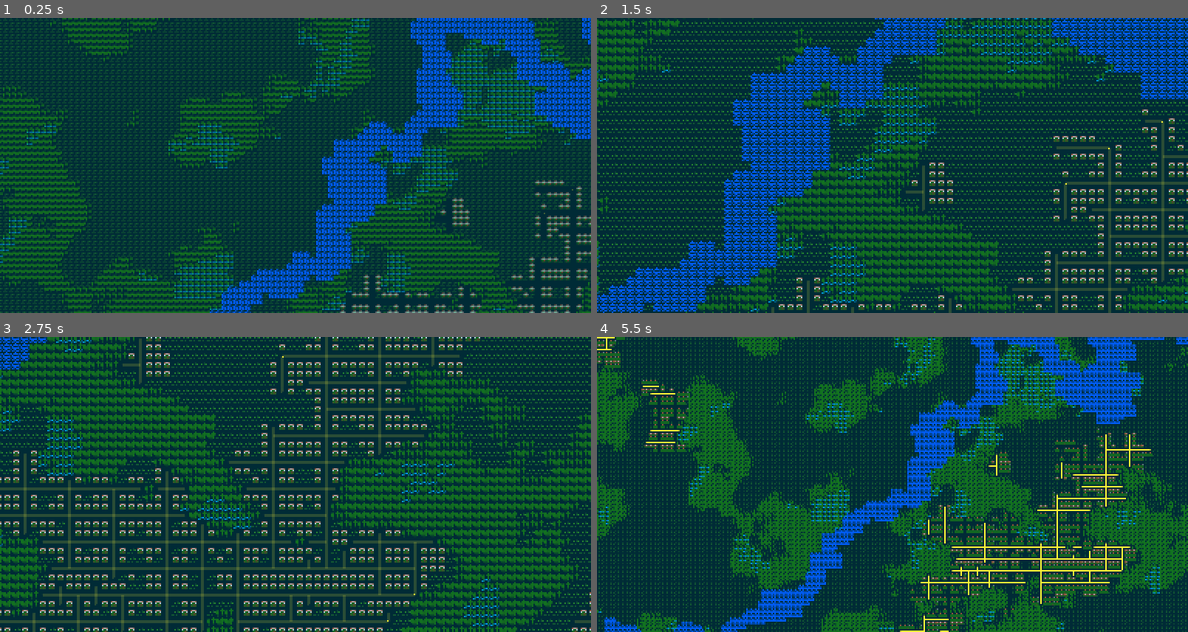
Above: before the commit, frames 1-4 (two rows, left to right).
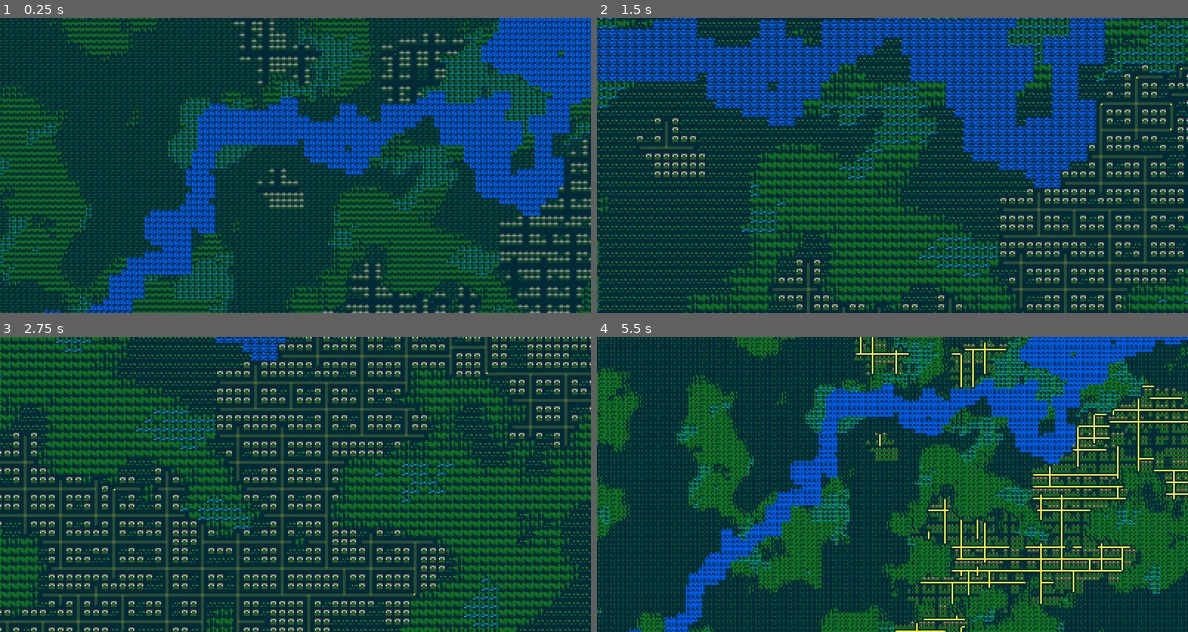
Above: after the commit, the same moments.

Repository: AliveGh0st/overmapchunkdemo
Game: Godot game, scene res://Scenes/overmap_system.tscn
The game is run twice, just before and just after one commit, with the same random seed, the same clock (stepped at 60 frames per second) and the same inputs.
Inputs (mouse positions are in pixels of both pictures, inside the frame that each line leads up to):
- Up to frame 1 (0.25 s): no input
- Up to frame 2 (1.5 s): tap Enter at 0.5 s; move the mouse to (1022, 150) at 0.52 s; hold Right (ui_right) 0.53-1.28 s; hold Z 0.53-1.28 s; click (1022, 150) at 0.67 s; move the mouse to (774, 180) at 1.27 s; hold Down (ui_down) from 1.28 s (still down); tap Tab at 1.35 s
- Up to frame 3 (2.75 s): move the mouse to (354, 419) at 2.02 s; release Down (ui_down) at 2.03 s; hold Right (ui_right) from 2.03 s (still down); tap I at 2.1 s
- Up to frame 4 (5.5 s): move the mouse to (862, 543) at 2.77 s; release Right (ui_right) at 2.78 s; hold Up (ui_up) 2.78-3.53 s; tap Z at 2.85 s; click (862, 543) at 2.92 s; move the mouse to (1069, 528) at 3.52 s; hold Left (ui_left) 3.53-5.03 s; tap Tab at 3.6 s; move the mouse to (715, 440) at 4.27 s; tap I at 4.35 s; move the mouse to (922, 484) at 5.02 s; hold Down (ui_down) from 5.03 s (still down); hold Z from 5.03 s (still down); click (922, 484) at 5.17 s

The runs differ from the first frame. In frame 1, 25% of the frame differs, in the area x 0-100%, y 0-100%; in frame 2, 33%; in frame 3, 13%; in frame 4, 23%.

Commit message:
refactor: 代码风格重构

Diff:
--- a/Scripts/overmap_renderer.gd
+++ b/Scripts/overmap_renderer.gd
@@ -439,7 +439,7 @@
 	print("Generating chunk at: ", chunk_coord, " world start: ", world_start)
 
 	# 生成基础地形（默认为田野）
-	_initialize_base_terrain()
+	initialize_base_terrain()
 
 	# 按顺序生成各种地物（不再需要传递chunk_coord参数）
 
@@ -468,7 +468,7 @@
 	render_chunk_immediately()
 	print("区块 %s 生成并渲染完成" % chunk_coord)
 
-func _initialize_base_terrain():
+func initialize_base_terrain():
 	"""
 	初始化当前区块的基础地形（默认为田野）
 	"""
@@ -535,7 +535,7 @@
 			if is_world_coord_river.call(p_neighbour_world) and \
 			   is_world_coord_river.call(p_neighbour_world + Vector2i(1, 0)) and \
 			   is_world_coord_river.call(p_neighbour_world + Vector2i(-1, 0)):
-				if _one_in(river_placement_chance_divider) and (river_starts_local.is_empty() or \
+				if one_in(river_placement_chance_divider) and (river_starts_local.is_empty() or \
 				   river_starts_local.back().x < (i - 6) * river_brush_size_factor):
 					river_starts_local.append(p_mine_local)
 
@@ -556,7 +556,7 @@
 			if is_world_coord_river.call(p_neighbour_world) and \
 			   is_world_coord_river.call(p_neighbour_world + Vector2i(0, 1)) and \
 			   is_world_coord_river.call(p_neighbour_world + Vector2i(0, -1)):
-				if _one_in(river_placement_chance_divider) and (river_starts_local.size() == rivers_from_north_count or \
+				if one_in(river_placement_chance_divider) and (river_starts_local.size() == rivers_from_north_count or \
 				   river_starts_local.back().y < (i - 6) * river_brush_size_factor):
 					river_starts_local.append(p_mine_local)
 
@@ -611,9 +611,9 @@
 	if not has_north_neighbor or not has_west_neighbor:
 		while river_starts_local.is_empty() or river_starts_local.size() + 1 < river_ends_local.size():
 			new_rivers_buffer.clear()
-			if not has_north_neighbor and _one_in(river_placement_chance_divider):
+			if not has_north_neighbor and one_in(river_placement_chance_divider):
 				new_rivers_buffer.append(Vector2i(randi_range(10, Config.RenderConfig.CHUNK_SIZE - 11), 0))
-			if not has_west_neighbor and _one_in(river_placement_chance_divider):
+			if not has_west_neighbor and one_in(river_placement_chance_divider):
 				new_rivers_buffer.append(Vector2i(0, randi_range(10, Config.RenderConfig.CHUNK_SIZE - 11)))
 			river_starts_local.append(new_rivers_buffer.pick_random())
 
@@ -621,9 +621,9 @@
 	if not has_south_neighbor or not has_east_neighbor:
 		while river_ends_local.is_empty() or river_ends_local.size() + 1 < river_starts_local.size():
 			new_rivers_buffer.clear()
-			if not has_south_neighbor and _one_in(river_placement_chance_divider):
+			if not has_south_neighbor and one_in(river_placement_chance_divider):
 				new_rivers_buffer.append(Vector2i(randi_range(10, Config.RenderConfig.CHUNK_SIZE - 11), Config.RenderConfig.CHUNK_SIZE - 1))
-			if not has_east_neighbor and _one_in(river_placement_chance_divider):
+			if not has_east_neighbor and one_in(river_placement_chance_divider):
 				new_rivers_buffer.append(Vector2i(Config.RenderConfig.CHUNK_SIZE - 1, randi_range(10, Config.RenderConfig.CHUNK_SIZE - 11)))
 			river_ends_local.append(new_rivers_buffer.pick_random())
 
@@ -635,10 +635,10 @@
 			river_starts_local.erase(start_pos)
 			if not river_ends_local.is_empty():
 				var end_pos = river_ends_local.pop_front()
-				_draw_single_river_path(p_chunk_coord, start_pos, end_pos)
+				draw_single_river_path(p_chunk_coord, start_pos, end_pos)
 			elif not river_ends_copy.is_empty():
 				var end_pos = river_ends_copy.pick_random()
-				_draw_single_river_path(p_chunk_coord, start_pos, end_pos)
+				draw_single_river_path(p_chunk_coord, start_pos, end_pos)
 	elif river_ends_local.size() > river_starts_local.size() and not river_starts_local.is_empty():
 		var river_starts_copy = river_starts_local.duplicate()
 		while not river_ends_local.is_empty():
@@ -646,10 +646,10 @@
 			river_ends_local.erase(end_pos)
 			if not river_starts_local.is_empty():
 				var start_pos = river_starts_local.pop_front()
-				_draw_single_river_path(p_chunk_coord, start_pos, end_pos)
+				draw_single_river_path(p_chunk_coord, start_pos, end_pos)
 			elif not river_starts_copy.is_empty():
 				var start_pos = river_starts_copy.pick_random()
-				_draw_single_river_path(p_chunk_coord, start_pos, end_pos)
+				draw_single_river_path(p_chunk_coord, start_pos, end_pos)
 	elif not river_ends_local.is_empty():
 		# 如果数量不等，在地图中心添加随机起点
 		if river_starts_local.size() != river_ends_local.size():
@@ -665,9 +665,9 @@
 		for i in range(river_starts_local.size()):
 			var start_pos = river_starts_local[i]
 			var end_pos = river_ends_local[i]
-			_draw_single_river_path(p_chunk_coord, start_pos, end_pos)
-
-func _draw_single_river_path(p_chunk_coord: Vector2i, pa_local: Vector2i, pb_local: Vector2i):
+			draw_single_river_path(p_chunk_coord, start_pos, end_pos)
+
+func draw_single_river_path(p_chunk_coord: Vector2i, pa_local: Vector2i, pb_local: Vector2i):
 	"""
 	在两点之间绘制单条河流路径
 	完全匹配C++版本的place_river函数双步逻辑和复杂边界检查
@@ -700,7 +700,7 @@
 				# C++使用简单的边界检查，确保在区块内
 				if CoordinateUtils.is_local_inbounds(brush_point_local):
 					var world_coord = CoordinateUtils.local_to_world(brush_point_local, p_chunk_coord)
-					if not _is_lake_at(world_coord) and _one_in(river_chance):
+					if not is_lake_at(world_coord) and one_in(river_chance):
 						terrain_data[world_coord] = Config.TerrainConfig.TYPE_RIVER
 
 		# 第二步：向目标移动（C++原版的复杂移动逻辑）
@@ -751,7 +751,7 @@
 						continue
 
 					var world_coord = CoordinateUtils.local_to_world(brush_point_local, p_chunk_coord)
-					if not _is_lake_at(world_coord) and _one_in(river_chance):
+					if not is_lake_at(world_coord) and one_in(river_chance):
 						terrain_data[world_coord] = Config.TerrainConfig.TYPE_RIVER
 
 		# 检查是否到达目标 - 匹配C++的do-while逻辑
@@ -761,14 +761,14 @@
 # ============================================================================
 # 河流生成辅助函数
 # ============================================================================
-func _is_lake_at(world_coord: Vector2i) -> bool:
+func is_lake_at(world_coord: Vector2i) -> bool:
 	"""检查指定世界坐标是否是湖泊地形（仅检查已生成的地形类型）"""
 	var terrain_type = terrain_data.get(world_coord, Config.TerrainConfig.TYPE_EMPTY)
 	return terrain_type == Config.TerrainConfig.TYPE_LAKE_SURFACE or terrain_type == Config.TerrainConfig.TYPE_LAKE_SHORE
 
 
 
-func _one_in(chance: int) -> bool:
+func one_in(chance: int) -> bool:
 	"""
 	如果chance<=1则总是返回true，否则有1/chance的概率返回true
 	"""
@@ -800,7 +800,7 @@
 		if not inbounds:
 			return false
 		# 噪声检查
-		return _is_lake_noise_at(p)
+		return is_lake_noise_at(p)
 
 	# 已访问位置记录（对应C++的unordered_set）
 	var visited: Dictionary = {}
@@ -819,7 +819,7 @@
 				continue
 
 			# 使用洪水填充算法获取连通的湖泊区域
-			var lake_points = _point_flood_fill_4_connected(seed_point, visited, is_lake)
+			var lake_points = point_flood_fill_4_connected(seed_point, visited, is_lake)
 
 			# 过滤掉过小的湖泊
 			if lake_points.size() < Config.LakeConfig.SIZE_MIN:
@@ -863,9 +863,9 @@
 					terrain_data[p] = Config.TerrainConfig.TYPE_LAKE_SURFACE
 
 			# 连接大型湖泊到河流系统
-			_connect_lake_to_rivers_cpp_style(lake_points, chunk_coord)
-
-func _point_flood_fill_4_connected(starting_point: Vector2i, visited: Dictionary, predicate: Callable) -> Array[Vector2i]:
+			connect_lake_to_rivers_cpp_style(lake_points, chunk_coord)
+
+func point_flood_fill_4_connected(starting_point: Vector2i, visited: Dictionary, predicate: Callable) -> Array[Vector2i]:
 	"""
 	四连通洪水填充算法
 	使用广度优先搜索找到所有连通的满足条件的点
@@ -895,7 +895,7 @@
 
 	return filled_points
 
-func _connect_lake_to_rivers_cpp_style(lake_points: Array[Vector2i], chunk_coord: Vector2i):
+func connect_lake_to_rivers_cpp_style(lake_points: Array[Vector2i], chunk_coord: Vector2i):
 	"""
 	湖泊河流连接系统，完全匹配C++的连接逻辑
 	找到湖泊的最北和最南点，将它们连接到最近的河流
@@ -960,10 +960,10 @@
 			# 将世界坐标转换为区块内坐标
 			var closest_local = CoordinateUtils.world_to_local(closest_point, chunk_coord)
 			var lake_connection_local = CoordinateUtils.world_to_local(lake_connection_point, chunk_coord)
-			_draw_single_river_path(chunk_coord, closest_local, lake_connection_local)
+			draw_single_river_path(chunk_coord, closest_local, lake_connection_local)
 
 	# 获取湖泊的最北和最南点
-	var north_south_most = _get_north_south_most_points_cpp_style(lake_points)
+	var north_south_most = get_north_south_most_points_cpp_style(lake_points)
 	var northmost = north_south_most[0]
 	var southmost = north_south_most[1]
 
@@ -974,7 +974,7 @@
 	if CoordinateUtils.is_world_pos_in_chunk(southmost, chunk_coord):
 		connect_lake_to_qualified_river.call(southmost, false) # false表示这是最南点
 
-func _get_north_south_most_points_cpp_style(lake_points: Array[Vector2i]) -> Array[Vector2i]:
+func get_north_south_most_points_cpp_style(lake_points: Array[Vector2i]) -> Array[Vector2i]:
 	"""找到湖泊点集合中Y坐标最小（最北）和最大（最南）的点"""
 	if lake_points.is_empty():
 		return [Vector2i.ZERO, Vector2i.ZERO]
@@ -990,7 +990,7 @@
 
 	return [northmost, southmost]
 
-func _is_lake_noise_at(world_pos: Vector2i) -> bool:
+func is_lake_noise_at(world_pos: Vector2i) -> bool:
 	"""检查指定世界坐标是否应该生成湖泊（基于噪声计算）"""
 	# 获取原始噪声值（范围-1到1）
 	var noise_value = noise_manager.get_lake_value(world_pos.x, world_pos.y)
@@ -1299,7 +1299,7 @@
 				)
 
 				# 优化：直接生成缓冲区内的点，无需排序
-				_add_flood_buffer_fast(check_pos, buffer_distance, floodplain,
+				add_flood_buffer_fast(check_pos, buffer_distance, floodplain,
 									  world_start_x, world_end_x, world_start_y, world_end_y)
 
 	# 步骤2：根据洪泛平原数据和噪声生成沼泽
@@ -1444,14 +1444,14 @@
 		if overmap_special_placements.has(world_grid_pos):
 			result.is_special = true
 			result.building_id = overmap_special_placements[world_grid_pos]
-			result.building_type = _get_building_display_name(result.building_id)
+			result.building_type = get_building_display_name(result.building_id)
 
 			# 检查是否是独特建筑
 			if globally_unique_buildings.has(result.building_id):
 				result.is_unique = true
 		else:
 			# 根据距离最近城市中心的距离推断建筑类型
-			var nearest_city = _find_nearest_city(world_grid_pos)
+			var nearest_city = find_nearest_city(world_grid_pos)
 			if nearest_city:
 				var dist_to_city = CoordinateUtils.square_distance(world_grid_pos, nearest_city.pos)
 				var town_dist = dist_to_city * 100 / max(nearest_city.size, 1)
@@ -1464,11 +1464,11 @@
 
 				var shop_normal = shop_radius
 				if shop_sigma > 0:
-					shop_normal = max(shop_normal, int(_normal_roll(shop_radius, shop_sigma)))
+					shop_normal = max(shop_normal, int(normal_roll(shop_radius, shop_sigma)))
 
 				var park_normal = park_radius
 				if park_sigma > 0:
-					park_normal = max(park_normal, int(_normal_roll(park_radius, park_sigma)))
+					park_normal = max(park_normal, int(normal_roll(park_radius, park_sigma)))
 
 				if shop_normal > town_dist:
 					result.building_type = "商店区"
@@ -1498,7 +1498,7 @@
 
 	return get_building_info_at_position(world_grid_pos)
 
-func _get_building_display_name(building_id: String) -> String:
+func get_building_display_name(building_id: String) -> String:
 	"""
 	将建筑ID转换为显示名称
 	"""
@@ -1519,7 +1519,7 @@
 
 	return name_map.get(building_id, building_id.capitalize())
 
-func _find_nearest_city(world_pos: Vector2i) -> City:
+func find_nearest_city(world_pos: Vector2i) -> City:
 	"""
 	查找距离指定位置最近的城市
 	"""
@@ -1534,7 +1534,7 @@
 
 	return nearest_city
 
-func _add_flood_buffer_fast(center: Vector2i, radius: int, floodplain: Dictionary,
+func add_flood_buffer_fast(center: Vector2i, radius: int, floodplain: Dictionary,
 						   world_start_x: int, world_end_x: int, world_start_y: int, world_end_y: int):
 	"""
 	优化版本的洪泛缓冲区计算，去除不必要的排序操作
@@ -1617,7 +1617,7 @@
 
 	# 如果没有预定义城市，随机生成城市数量
 	if use_random_cities:
-		num_cities_on_this_overmap = _roll_remainder(omts_per_overmap * city_map_coverage_ratio / omts_per_city)
+		num_cities_on_this_overmap = roll_remainder(omts_per_overmap * city_map_coverage_ratio / omts_per_city)
 
 	var MAX_PLACEMENT_ATTEMPTS = Config.CityConfig.MAX_PLACEMENT_ATTEMPTS
 	var placement_attempts = 0
@@ -1634,11 +1634,11 @@
 		if use_random_cities:
 			# 随机创建城市大小
 			var size = randi_range(op_city_size - 1, max_city_size)
-			if _one_in(Config.CityConfig.TINY_CITY_CHANCE): # 33% 微小城市
+			if one_in(Config.CityConfig.TINY_CITY_CHANCE): # 33% 微小城市
 				size = int(size * Config.CityConfig.TINY_SIZE_MULTIPLIER)
-			elif _one_in(Config.CityConfig.SMALL_CITY_CHANCE): # 33% 小城市
+			elif one_in(Config.CityConfig.SMALL_CITY_CHANCE): # 33% 小城市
 				size = int(size * Config.CityConfig.SMALL_SIZE_MULTIPLIER)
-			elif _one_in(Config.CityConfig.LARGE_CITY_CHANCE): # 17% 大城市
+			elif one_in(Config.CityConfig.LARGE_CITY_CHANCE): # 17% 大城市
 				size = int(size * Config.CityConfig.LARGE_SIZE_MULTIPLIER)
 			else: # 17% 超大城市
 				size = int(size * Config.CityConfig.HUGE_SIZE_MULTIPLIER)
@@ -1680,15 +1680,15 @@
 
 			# 在4个方向上建造城市街道
 			while true:
-				_build_city_street(tmp.pos, tmp.size, cur_dir, tmp, local_placed_unique_buildings, chunk_coord)
+				build_city_street(tmp.pos, tmp.size, cur_dir, tmp, local_placed_unique_buildings, chunk_coord)
 				cur_dir = CoordinateUtils.turn_right(cur_dir)
 				if cur_dir == start_dir:
 					break
 
 	# 执行城市瓦片洪水填充
-	_flood_fill_city_tiles(chunk_coord)
-
-func _build_city_street(street_start: Vector2i, cs: int, direction: int, city: City,
+	flood_fill_city_tiles(chunk_coord)
+
+func build_city_street(street_start: Vector2i, cs: int, direction: int, city: City,
 						local_placed_unique_buildings: Dictionary, chunk_coord: Vector2i, block_width: int = 2):
 	"""
 	完全仿照C++版本的build_city_street函数
@@ -1712,13 +1712,13 @@
 		return
 
 	# 规划街道路径（对应C++的lay_out_street）
-	var street_path = _lay_out_street(street_start, direction, cs + 1, chunk_coord)
+	var street_path = lay_out_street(street_start, direction, cs + 1, chunk_coord)
 
 	if street_path.size() <= 1:
 		return # 路径太短，不值得建造
 
 	# 建造实际的街道（对应C++的build_connection）
-	_build_connection(street_path, chunk_coord)
+	build_connection(street_path, chunk_coord)
 
 	# 沿着既定方向增长，产生子道路并放置建筑
 	# 跳过第一个节点（起始点）- 完全匹配C++的std::next()逻辑
@@ -1741,27 +1741,27 @@
 				right += 1
 
 			# 递归建造左右分支街道
-			_build_city_street(current_pos, left, CoordinateUtils.turn_left(direction), city,
+			build_city_street(current_pos, left, CoordinateUtils.turn_left(direction), city,
 							  local_placed_unique_buildings, chunk_coord, new_width)
-			_build_city_street(current_pos, right, CoordinateUtils.turn_right(direction), city,
+			build_city_street(current_pos, right, CoordinateUtils.turn_right(direction), city,
 							  local_placed_unique_buildings, chunk_coord, new_width)
 
 			# 匹配C++版本的特殊道路检测和井盖放置逻辑
 			# 在十字交叉路口有50%概率放置井盖（对应C++ one_in(2)）
-			if _one_in(2):
+			if one_in(2):
 				var world_pos = CoordinateUtils.local_to_world(current_pos, chunk_coord)
 				var terrain_type = terrain_data.get(world_pos, Config.TerrainConfig.TYPE_EMPTY)
 				# 检查是否为道路类型（对应C++ oter->type_is(oter_type_id("road"))）
 				if terrain_type == Config.TerrainConfig.TYPE_ROAD:
 					# 可以在这里添加特殊路面标记，如井盖
 					# 对应C++ ter_set(rp, oter_road_nesw_manhole.id())
-					_add_special_road_feature(current_pos, "manhole", chunk_coord)
+					add_special_road_feature(current_pos, "manhole", chunk_coord)
 
 		# 在街道两侧放置建筑
-		if not _one_in(Config.CityConfig.BUILDING_CHANCE):
-			_place_building(current_pos, CoordinateUtils.turn_left(direction), city, local_placed_unique_buildings, chunk_coord)
-		if not _one_in(Config.CityConfig.BUILDING_CHANCE):
-			_place_building(current_pos, CoordinateUtils.turn_right(direction), city, local_placed_unique_buildings, chunk_coord)
+		if not one_in(Config.CityConfig.BUILDING_CHANCE):
+			place_building(current_pos, CoordinateUtils.turn_left(direction), city, local_placed_unique_buildings, chunk_coord)
+		if not one_in(Config.CityConfig.BUILDING_CHANCE):
+			place_building(current_pos, CoordinateUtils.turn_right(direction), city, local_placed_unique_buildings, chunk_coord)
 
 	# 如果我们还有空间，在城镇边缘做一个转弯
 	# 似乎能形成小社区
@@ -1770,12 +1770,12 @@
 	if cs >= 2 and c == 0 and street_path.size() > 0:
 		var last_pos = street_path.back()
 		var rnd_dir = CoordinateUtils.turn_random(direction)
-		_build_city_street(last_pos, cs, rnd_dir, city, local_placed_unique_buildings, chunk_coord)
-		if _one_in(5):
-			_build_city_street(last_pos, cs, CoordinateUtils.opposite_direction(rnd_dir), city,
+		build_city_street(last_pos, cs, rnd_dir, city, local_placed_unique_buildings, chunk_coord)
+		if one_in(5):
+			build_city_street(last_pos, cs, CoordinateUtils.opposite_direction(rnd_dir), city,
 							  local_placed_unique_buildings, chunk_coord, new_width)
 
-func _lay_out_street(source: Vector2i, direction: int, length: int, chunk_coord: Vector2i) -> Array[Vector2i]:
+func lay_out_street(source: Vector2i, direction: int, length: int, chunk_coord: Vector2i) -> Array[Vector2i]:
 	"""
 	规划街道路径，对应C++的lay_out_street函数
 	检查地形冲突和边界，返回实际可建造的路径
@@ -1856,7 +1856,7 @@
 # 线性地形系统函数
 # ============================================================================
 
-func _store_linear_terrain_info(world_pos: Vector2i, line_value: int, atlas_coords: Vector2i):
+func store_linear_terrain_info(world_pos: Vector2i, line_value: int, atlas_coords: Vector2i):
 	"""
 	存储线性地形信息，用于后续渲染和查询
 	"""
@@ -1872,7 +1872,7 @@
 	"""
 	return linear_terrain_info.get(world_pos, {})
 
-func _build_connection(path: Array[Vector2i], chunk_coord: Vector2i):
+func build_connection(path: Array[Vector2i], chunk_coord: Vector2i):
 	"""
 	建造实际的道路连接，完全匹配C++的build_connection函数逻辑
 	使用线性地形系统来设置正确的街道类型（直线、弯道、T型路口、十字路口等）
@@ -1927,7 +1927,7 @@
 			var atlas_coords = Config.TerrainConfig.get_linear_terrain_atlas_coords(line_value)
 			if atlas_coords != Vector2i(-1, -1):
 				# 存储线性地形信息用于渲染
-				_store_linear_terrain_info(world_pos, line_value, atlas_coords)
+				store_linear_terrain_info(world_pos, line_value, atlas_coords)
 
 	# 主要的连接建造循环，完全匹配C++逻辑
 	var prev_dir = DIR_INVALID
@@ -1999,7 +1999,7 @@
 		# 更新前一个方向
 		prev_dir = new_dir
 
-func _place_building(road_pos: Vector2i, direction: int, city: City,
+func place_building(road_pos: Vector2i, direction: int, city: City,
 					local_placed_unique_buildings: Dictionary, chunk_coord: Vector2i):
 	"""
 	在指定位置和方向放置建筑，完全仿照C++版本的place_building函数
@@ -2025,12 +2025,12 @@
 
 	# 重试机制：最多尝试10次放置建筑
 	for retries in range(10, 0, -1):
-		var building_type = _pick_random_building_to_place(town_dist, city.size, local_placed_unique_buildings)
+		var building_type = pick_random_building_to_place(town_dist, city.size, local_placed_unique_buildings)
 
 		# 检查是否可以放置这个建筑
-		if _can_place_building_special(building_type, building_pos, building_dir, chunk_coord):
+		if canplace_building_special(building_type, building_pos, building_dir, chunk_coord):
 			# 放置建筑
-			var used_positions = _place_building_special(building_type, building_pos, building_dir, city, chunk_coord)
+			var used_positions = place_building_special(building_type, building_pos, building_dir, city, chunk_coord)
 
 			# 将使用的位置标记为城市瓦片
 			for pos in used_positions:
@@ -2042,7 +2042,7 @@
 
 			break # 成功放置，退出重试循环
 
-func _add_special_road_feature(pos: Vector2i, feature_type: String, chunk_coord: Vector2i):
+func add_special_road_feature(pos: Vector2i, feature_type: String, chunk_coord: Vector2i):
 	"""
 	在道路上添加特殊地物，对应C++版本的ter_set特殊道路变种
 	简化实现：直接标记为特殊道路，不与建筑放置系统冲突
@@ -2056,7 +2056,7 @@
 		_:
 			pass # 其他特殊道路特征
 
-func _can_place_building_special(building_type: Dictionary, pos: Vector2i, _direction: int, chunk_coord: Vector2i) -> bool:
+func canplace_building_special(building_type: Dictionary, pos: Vector2i, _direction: int, chunk_coord: Vector2i) -> bool:
 	var world_pos = CoordinateUtils.local_to_world(pos, chunk_coord)
 	var terrain_type = terrain_data.get(world_pos, Config.TerrainConfig.TYPE_EMPTY)
 
@@ -2087,7 +2087,7 @@
 
 	return true
 
-func _place_building_special(building_type: Dictionary, pos: Vector2i, _direction: int, _city: City, chunk_coord: Vector2i) -> Array[Vector2i]:
+func place_building_special(building_type: Dictionary, pos: Vector2i, _direction: int, _city: City, chunk_coord: Vector2i) -> Array[Vector2i]:
 	"""
 	放置特殊建筑，简化版的place_special
 	"""
@@ -2114,7 +2114,7 @@
 
 	return used_positions
 
-func _pick_random_building_to_place(town_dist: int, town_size: int, placed_unique: Dictionary) -> Dictionary:
+func pick_random_building_to_place(town_dist: int, town_size: int, placed_unique: Dictionary) -> Dictionary:
 	"""
 	选择要放置的随机建筑类型，完全仿照C++版本的pick_random_building_to_place
 	"""
@@ -2129,11 +2129,11 @@
 	# 公园几乎可以保证在城市任何地方都有生成概率
 	var shop_normal = shop_radius
 	if shop_sigma > 0:
-		shop_normal = max(shop_normal, int(_normal_roll(shop_radius, shop_sigma)))
+		shop_normal = max(shop_normal, int(normal_roll(shop_radius, shop_sigma)))
 
 	var park_normal = park_radius
 	if park_sigma > 0:
-		park_normal = max(park_normal, int(_normal_roll(park_radius, park_sigma)))
+		park_normal = max(park_normal, int(normal_roll(park_radius, park_sigma)))
 
 	# 根据距离选择建筑类型
 	var building_category: String
@@ -2175,7 +2175,7 @@
 	# 如果找不到合适的建筑，返回默认房屋
 	return {"id": "house_small", "size": Vector2i(1, 1), "city_unique": false, "globally_unique": false}
 
-func _normal_roll(mean: float, sigma: float) -> float:
+func normal_roll(mean: float, sigma: float) -> float:
 	"""
 	正态分布随机数生成（简化版Box-Muller变换）
 	"""
@@ -2188,7 +2188,7 @@
 	var z = sqrt(-2.0 * log(u1)) * cos(2.0 * PI * u2)
 	return mean + sigma * z
 
-func _can_place_building(pos: Vector2i, _building_type: Dictionary, chunk_coord: Vector2i) -> bool:
+func canplace_building(pos: Vector2i, _building_type: Dictionary, chunk_coord: Vector2i) -> bool:
 	"""
 	检查是否可以在指定位置放置建筑
 	"""
@@ -2198,10 +2198,10 @@
 	# 只能在空地上建造
 	return terrain_type == Config.TerrainConfig.TYPE_LAND
 
-func _can_place_special(special: Dictionary, pos: Vector2i, direction: int,
+func canplace_special(special: Dictionary, pos: Vector2i, direction: int,
 						chunk_coord: Vector2i, must_be_unexplored: bool = false) -> bool:
 	"""
-	检查特殊建筑是否可以放置，仿照C++版本的can_place_special
+	检查特殊建筑是否可以放置，仿照C++版本的canplace_special
 	"""
 	if direction < 0 or direction > 3:
 		return false
@@ -2234,11 +2234,11 @@
 	# 检查所需的地形类型
 	var required_locations = special.get("required_locations", [])
 	for location in required_locations:
-		var check_pos = pos + _rotate_point(location.get("offset", Vector2i.ZERO), direction)
+		var check_pos = pos + rotate_point(location.get("offset", Vector2i.ZERO), direction)
 		var world_pos = CoordinateUtils.local_to_world(check_pos, chunk_coord)
 
 		# 检查边界
-		if not _in_bounds(check_pos, chunk_coord):
+		if not in_bounds(check_pos, chunk_coord):
 			return false
 
 		# 如果必须未探索，检查是否已生成子地图
@@ -2255,7 +2255,7 @@
 
 	return true
 
-func _place_special(special: Dictionary, pos: Vector2i, direction: int, _city: City,
+func place_special(special: Dictionary, pos: Vector2i, direction: int, _city: City,
 					chunk_coord: Vector2i, must_be_unexplored: bool = false, force: bool = false) -> Array[Vector2i]:
 	"""
 	放置特殊建筑，仿照C++版本的place_special
@@ -2264,7 +2264,7 @@
 		return []
 
 	if not force:
-		if not _can_place_special(special, pos, direction, chunk_coord, must_be_unexplored):
+		if not canplace_special(special, pos, direction, chunk_coord, must_be_unexplored):
 			return []
 
 	var placed_positions: Array[Vector2i] = []
@@ -2281,7 +2281,7 @@
 	# 放置建筑的所有组件
 	var building_locations = special.get("locations", [ {"offset": Vector2i.ZERO}])
 	for location in building_locations:
-		var building_pos = pos + _rotate_point(location.get("offset", Vector2i.ZERO), direction)
+		var building_pos = pos + rotate_point(location.get("offset", Vector2i.ZERO), direction)
 		var world_pos = CoordinateUtils.local_to_world(building_pos, chunk_coord)
 
 		# 设置地形
@@ -2309,7 +2309,7 @@
 
 	return placed_positions
 
-func _rotate_point(point: Vector2i, direction: int) -> Vector2i:
+func rotate_point(point: Vector2i, direction: int) -> Vector2i:
 	"""
 	根据方向旋转点，对应C++中的om_direction::rotate
 	"""
@@ -2325,7 +2325,7 @@
 		_:
 			return point
 
-func _straight_path(source: Vector2i, direction: int, length: int) -> Array[Vector2i]:
+func straight_path(source: Vector2i, direction: int, length: int) -> Array[Vector2i]:
 	"""
 	生成直线路径，对应C++版本的straight_path
 	"""
@@ -2344,14 +2344,14 @@
 
 	return path
 
-func _in_bounds(pos: Vector2i, _chunk_coord: Vector2i) -> bool:
+func in_bounds(pos: Vector2i, _chunk_coord: Vector2i) -> bool:
 	"""
 	检查位置是否在区块边界内
 	"""
 	return pos.x >= 0 and pos.x < Config.RenderConfig.CHUNK_SIZE and \
 		   pos.y >= 0 and pos.y < Config.RenderConfig.CHUNK_SIZE
 
-func _flood_fill_city_tiles(_chunk_coord: Vector2i):
+func flood_fill_city_tiles(_chunk_coord: Vector2i):
 	"""
 	城市瓦片洪水填充，完全仿照C++版本的flood_fill_city_tiles()函数
 	寻找被城市瓦片包围的区域并将其标记为城市的一部分
@@ -2387,7 +2387,7 @@
 				return true
 
 			# 连接到此点且不属于城市的所有点
-			var area = _point_flood_fill_4_connected(checked, visited, is_unchecked)
+			var area = point_flood_fill_4_connected(checked, visited, is_unchecked)
 			if not enclosed[0]:
 				continue
 
@@ -2399,7 +2399,7 @@
 # 城市生成辅助函数
 # ============================================================================
 
-func _roll_remainder(value: float) -> int:
+func roll_remainder(value: float) -> int:
 	"""
 	对浮点数进行概率性向上取整
 	模拟C++版本的roll_remainder函数
